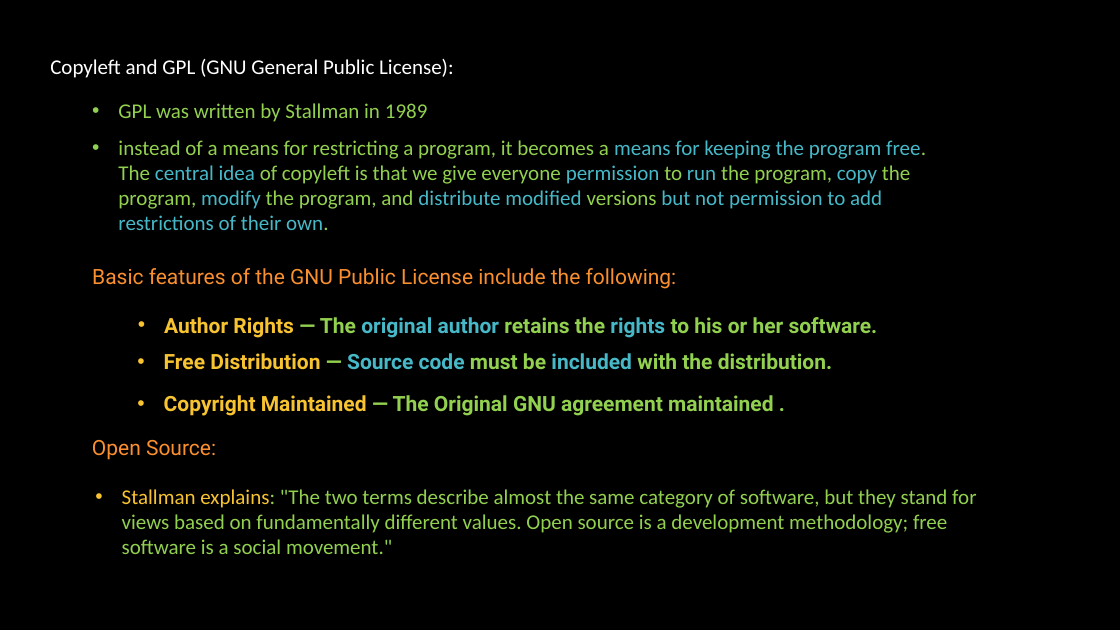
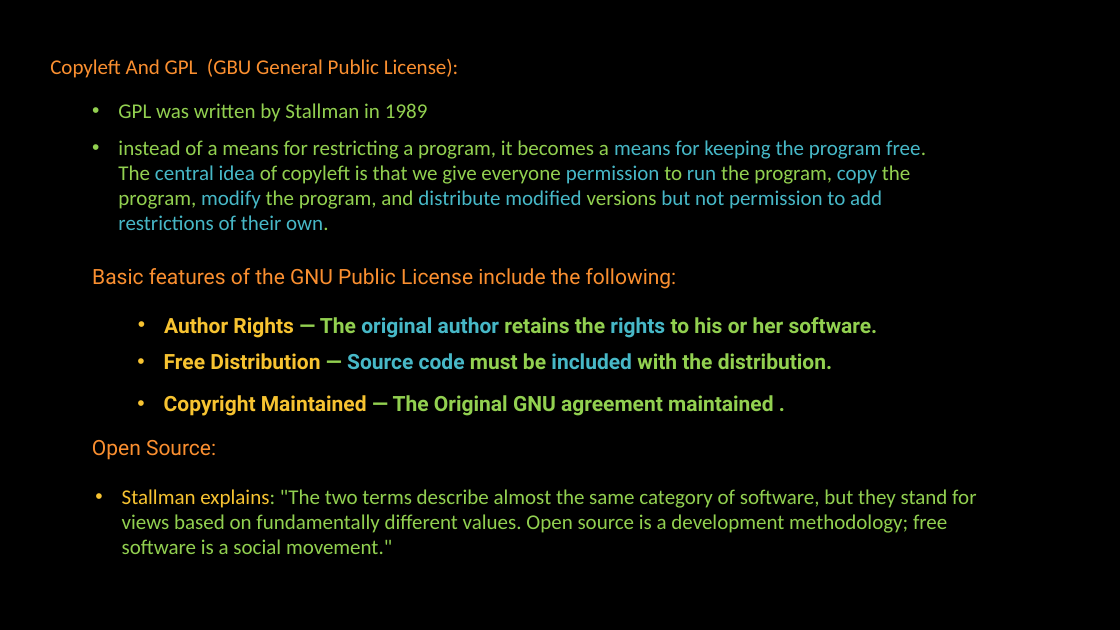
Before and after one commit to linuxfestival/introduction-to-linux-resources, a slide deck: slide 11 of amirkabir_linux_festival.pptx (slide 10 before the commit). Drawn at 1120x630 pixels with LibreOffice and Linux fonts; fonts in the diff are those of the drawing. Boxes give left, top, right and bottom in pixels: in the first picture for what was removed or moved away, otherwise in the second. Text is boxed around its words. In the diff, an @@ line names an element or a change of style, - is before the commit and + after.

```diff
--- a/amirkabir_linux_festival.pptx
+++ b/amirkabir_linux_festival.pptx
@@ text at <box>50,59,459,78</box>: text changed; text colour #FFFFFF to #FA8F30 @@
-Copyleft and GPL (GNU General Public License):
+Copyleft And GPL (GBU General Public License):
```
Also in this commit, not shown: 4 other slides changed, 2 slides added, 1 slide removed.
